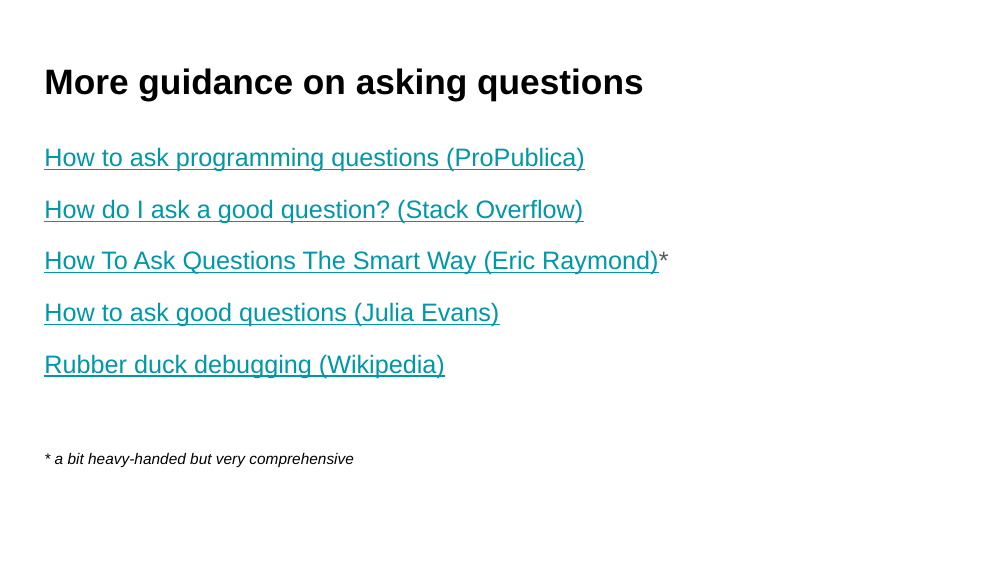
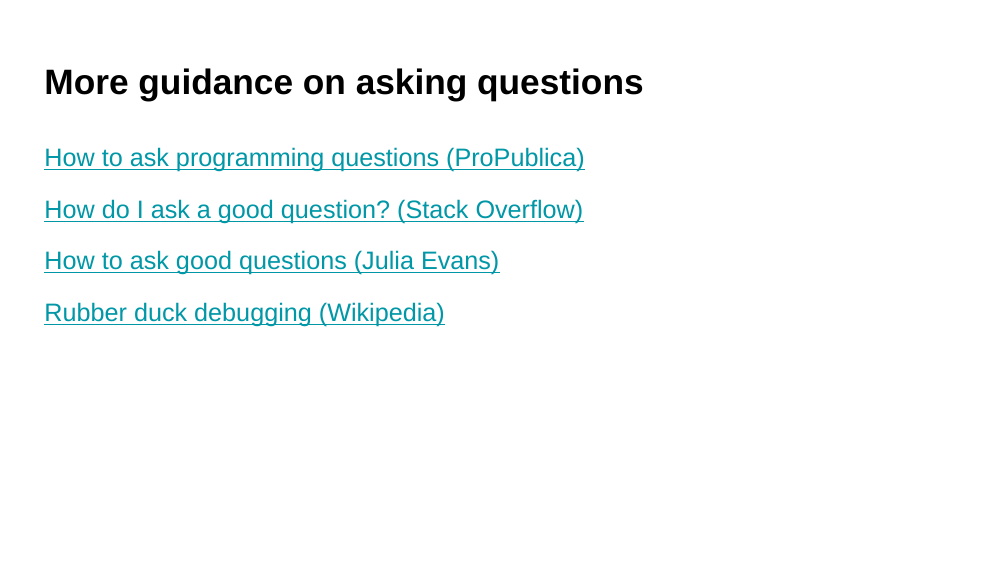
Before and after one commit to UWDATA515/lecture-materials, a slide deck: slide 20 of 01/DATA515_01_AskingQuestions.pptx (slide 17 before the commit). Drawn at 1008x567 pixels with LibreOffice and Linux fonts; fonts in the diff are those of the drawing; background and template pictures are left out. Boxes give left, top, right and bottom in pixels: in the first picture for what was removed or moved away, otherwise in the second. Text is boxed around its words. In the diff, an @@ line names an element or a change of style, - is before the commit and + after.

```diff
--- a/01/DATA515_01_AskingQuestions.pptx
+++ b/01/DATA515_01_AskingQuestions.pptx
@@ text at (44, 250, 668, 275): paragraph removed @@
-How To Ask Questions The Smart Way (Eric Raymond)*
@@ text at (55, 453, 354, 468): paragraph removed @@
-* a bit heavy-handed but very comprehensive
```
Also in this commit, not shown: 9 other slides changed, 3 slides added, 3 other files.
